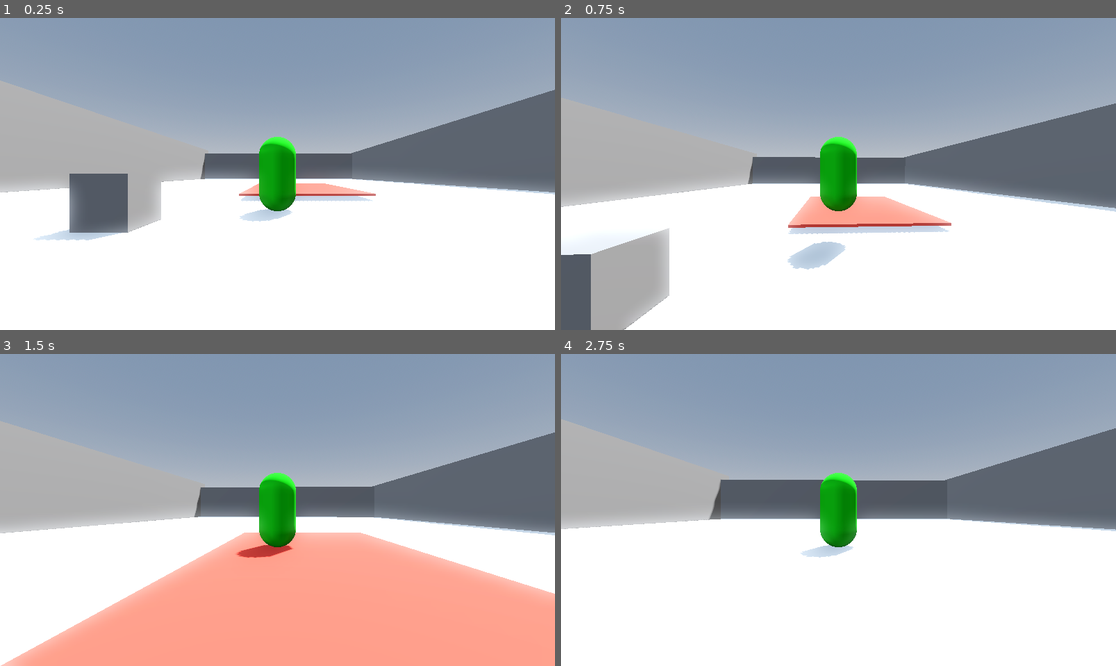
Above: before the commit, frames 1-4 (two rows, left to right).
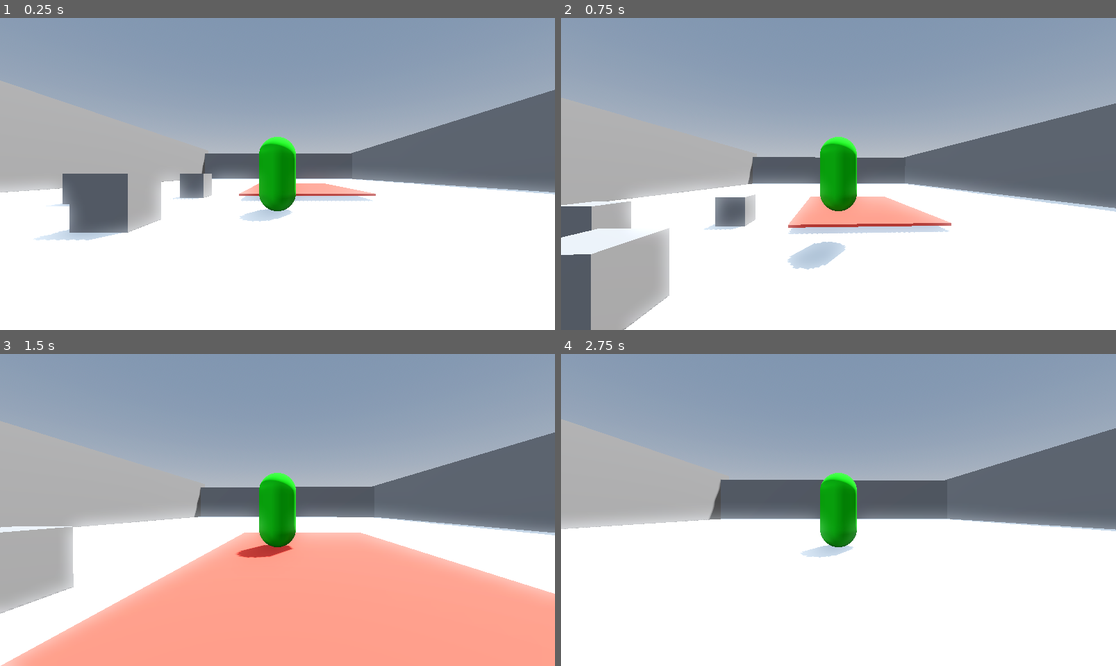
Above: after the commit, the same moments.

Repository: TylerPederson/effort
Game: Godot game, scene res://sandbox_level.tscn
Two runs of this game, one before a commit and one after it. Both use one fixed random seed, a clock stepped at 60 frames per second and the inputs below. Sound files missing from this copy of the repository are replaced by a short silence.
Inputs (mouse positions are in pixels of both pictures, inside the frame that each line leads up to):
- Up to frame 1 (0.25 s): no input
- Up to frame 2 (0.75 s): tap Enter (ui_accept) at 0.5 s; move the mouse to (866, 174) at 0.52 s; hold Up (ui_up) from 0.53 s (still down); tap E (interact) at 0.6 s
- Up to frame 3 (1.5 s): keep holding Up (ui_up); tap Enter (ui_accept) at 0.77 s; move the mouse to (249, 510) at 1.27 s; tap E (interact) at 1.35 s
- Up to frame 4 (2.75 s): keep holding Up (ui_up); tap Enter (ui_accept) at 1.52 s; move the mouse to (849, 503) at 2.02 s; tap E (interact) at 2.1 s

The runs differ from the first frame. In frame 1, 0.6% of the frame differs, in the area x 9-39%, y 49-61%; in frame 2, 1.9%; in frame 3, 3.1%, in the area x 0-14%, y 54-84%; in frame 4, nothing differs.

Commit message:
Interaction and Inventory Additon
- created test item object
- Added test items to the sandbox scene
- implemented interaction system onto player script
- Implemented Item interaction to add picked up items into available inventory slots

- enabled debug feature to see collison objects in order to make raycast on player visible. When colliding with a test item, press "E" (interact key) to pick up the item. "Tab" (inventory key) to open inventory. press again to close

TODO
- Drag and drop to change slots (Will be used for equipping equipment items)
- Implement context menus for each item when clicked in the inventory
- Block out basic inventory style based on SRS sheet

Diff:
--- a/Inventory/Items/test_item.tscn
+++ b/Inventory/Items/test_item.tscn
@@ -1,14 +1,14 @@
-[gd_scene load_steps=9 format=3 uid="uid://wwkycn4pfa1g"]
+[gd_scene load_steps=10 format=3 uid="uid://wwkycn4pfa1g"]
 
 [ext_resource type="PackedScene" uid="uid://vei5oj44pyjd" path="res://Inventory/item_interact.tscn" id="1_skauc"]
+[ext_resource type="Texture2D" uid="uid://v2qp0scpj4s8" path="res://Inventory/Items/Icons/TestItemIcon.png" id="2_d8khe"]
 [ext_resource type="Script" uid="uid://do0rwc71a384u" path="res://Inventory/Actions/consumable_action.gd" id="2_oum6m"]
 [ext_resource type="Script" uid="uid://du5u3pregm218" path="res://Inventory/item_data.gd" id="3_oum6m"]
+[ext_resource type="AudioStream" uid="uid://bhyme3fskao44" path="res://Inventory/Sounds/debug_pickup_sound.mp3" id="4_qrtod"]
 
 [sub_resource type="BoxMesh" id="BoxMesh_mmqn2"]
 
 [sub_resource type="BoxShape3D" id="BoxShape3D_d6ppk"]
-
-[sub_resource type="PlaceholderTexture2D" id="PlaceholderTexture2D_qrtod"]
 
 [sub_resource type="Resource" id="Resource_d8khe"]
 script = ExtResource("2_oum6m")
@@ -19,11 +19,11 @@
 [sub_resource type="Resource" id="Resource_85j88"]
 script = ExtResource("3_oum6m")
 item_name = "test_item"
-Item_icon = SubResource("PlaceholderTexture2D_qrtod")
+Item_icon = ExtResource("2_d8khe")
 action_data = SubResource("Resource_d8khe")
 metadata/_custom_type_script = "uid://du5u3pregm218"
 
-[node name="TestItem" type="StaticBody3D" groups=["items"]]
+[node name="TestItem" type="StaticBody3D"]
 
 [node name="MeshInstance3D" type="MeshInstance3D" parent="."]
 mesh = SubResource("BoxMesh_mmqn2")
@@ -33,3 +33,4 @@
 
 [node name="ItemInteract" parent="." instance=ExtResource("1_skauc")]
 item_data = SubResource("Resource_85j88")
+collect_sound_effect = ExtResource("4_qrtod")
--- a/Inventory/inventory_controller.gd
+++ b/Inventory/inventory_controller.gd
@@ -18,3 +18,19 @@
 		# add slot ID
 		# Link drag/drop and use item
 		inventory_slots.append(slot)
+
+# Handles adding an item into the item slot and determining empty slots
+func pickup_item(item_data: ItemData) -> void:
+	for slot in inventory_slots:
+		if not slot.slot_filled:
+			slot.fill_slot(item_data)
+			inventory_full = not has_free_slot()
+			return
+	inventory_full = true
+
+# Checks if there is an available slot for an item to go into
+func has_free_slot() -> bool:
+	for slot in inventory_slots:
+		if slot.slot_data == null:
+			return true
+	return false
--- a/Inventory/inventory_slot.gd
+++ b/Inventory/inventory_slot.gd
@@ -1,2 +1,17 @@
 extends Control
 class_name InventorySlot
+
+@onready var icon_slot: TextureRect = $TextureRect
+var slot_filled: bool = false
+var slot_data: ItemData
+
+# Called when item is to be put into an item slot
+func fill_slot(item_data: ItemData) -> void:
+	slot_data = item_data
+	if slot_data:
+		slot_filled = true
+		icon_slot.texture = item_data.Item_icon
+
+	else:
+		slot_filled = false
+		icon_slot.texture = null
--- a/Inventory/item_data.gd
+++ b/Inventory/item_data.gd
@@ -6,10 +6,3 @@
 @export var action_data: ActionData
 
 var item_prefab: PackedScene
-var parent_node: Node
-
-signal item_collected(item: Node)
-
-func interact() -> void:
-	print("singal emitted")
-	emit_signal("item_collected", parent_node)
--- a/Inventory/item_interact.gd
+++ b/Inventory/item_interact.gd
@@ -1,3 +1,11 @@
 extends Node
 
 @export var item_data: ItemData
+@export var collect_sound_effect: AudioStreamMP3
+
+signal item_collected(item: Node)
+
+# Called when item is interacted with
+func interact() -> void:
+	print("singal emitted")
+	emit_signal("item_collected", get_parent())
--- a/player.gd
+++ b/player.gd
@@ -15,19 +15,23 @@
 @onready var horizontal_pivot: Node3D = $HorizontalPivot
 @onready var vertical_pivot: Node3D = $HorizontalPivot/VerticalPivot
 
-#Inventory vars
+#Inventory variables and signals
 @onready var inventory_controller: Node = %"Inventory Controller/CanvasLayer/Inventory UI"
+@onready var raycast: RayCast3D = $RayCast3D
 
 var inv_open : bool = false
-@onready var raycast: RayCast3D = $RayCast3D
 
+signal invent_on_item_collected(item)
 
 # To properly move, the player camera needs the mouse to be captured
 func _ready() -> void:
 	Input.mouse_mode = Input.MOUSE_MODE_CAPTURED
 
+	invent_on_item_collected.connect(inventory_controller.pickup_item)
+
 func _physics_process(delta: float) -> void:
 	frame_camera_rotation()
+	# interaction function
 	try_taking_item()
 
 	# Add the gravity.
@@ -75,6 +79,9 @@
 		else:
 			Input.mouse_mode = Input.MOUSE_MODE_CAPTURED
 
+# Handles interaction using RayCast3D
+# Object must have "ItemInteract" to be an item that is interactable
+# "ItemInteract" holds item/action data
 func try_taking_item() -> void:
 	if !Input.is_action_just_pressed("interact"):
 		return
@@ -83,23 +90,59 @@
 		return
 	print("Raycast Collided!")
 
-	var obj = raycast.get_collider()
-	var child = obj.get_node("ItemInteract")
+	var obj = find_interaction_component(raycast.get_collider())
 
-	if child == null:
+	if obj == null:
+		print("This is not an item!")
 		return
 	print("object is an item!")
 
-	if !child.item_data.has_method("interact"):
+	if !obj.has_method("interact"):
 		print("Item cannot be picked up!")
 		return
 	print(obj.name)
-	child.item_data.parent_node = obj
-	child.item_data.interact()
+	obj.item_collected.connect(_on_item_collected)
+	print("signal connected")
+	obj.interact()
 
+# Handles finding the "ItemInteract" nodes of objects
+func find_interaction_component(object: Node) -> Node:
+	return object.get_node("ItemInteract")
+
+# Signal emmited when item is picked up
 func _on_item_collected(item: Node):
 	print("Collected Item: ", item)
+
+	var ic = find_interaction_component(item)
+	if not ic:
+		return
+
+	# Add item to player inventory
+	add_item_to_inventory(ic.item_data)
+	# play item pickup sound effect
+	play_sound_effect(ic.collect_sound_effect)
+	# delete item from 3D world
 	item.queue_free()
+
+# Handles playing the pickup sound affect of a given item
+func play_sound_effect(sound_effect: AudioStream) -> void:
+	if not sound_effect:
+		return
+
+	var audio_player := AudioStreamPlayer.new()
+	add_child(audio_player)
+	audio_player.stream = sound_effect
+
+	audio_player.finished.connect(audio_player.queue_free)
+	audio_player.play()
+
+# Handles adding Item to Inventory
+func add_item_to_inventory(Item_data: ItemData) -> void:
+	if Item_data != null:
+		invent_on_item_collected.emit(Item_data)
+		return
+
+	print("No item data found")
 
 # Calculates the desired movement direction based on input direction and which way the player is facing
 func get_movement_direction() -> Vector3:
--- a/sandbox_level.tscn
+++ b/sandbox_level.tscn
@@ -67,3 +67,9 @@
 
 [node name="TestItem" parent="." instance=ExtResource("2_vg0gq")]
 transform = Transform3D(1, 0, 0, 0, 1, 0, 0, 0, 1, -3.0577784, 0.50367165, 1.5259342)
+
+[node name="TestItem2" parent="." instance=ExtResource("2_vg0gq")]
+transform = Transform3D(1, 0, 0, 0, 1, 0, 0, 0, 1, -6.553833, 0.50367165, -1.6696913)
+
+[node name="TestItem3" parent="." instance=ExtResource("2_vg0gq")]
+transform = Transform3D(1, 0, 0, 0, 1, 0, 0, 0, 1, -3.590879, 0.50367165, -3.5258596)
Binary file added: Inventory/Items/Icons/TestItemIcon.png
Not shown, added: Inventory/Items/Icons/TestItemIcon.png.import
Not shown, added: Inventory/Sounds/debug_pickup_sound.mp3.import
Not shown, added: Inventory/Sounds/debug_pickup_sound.mp3
